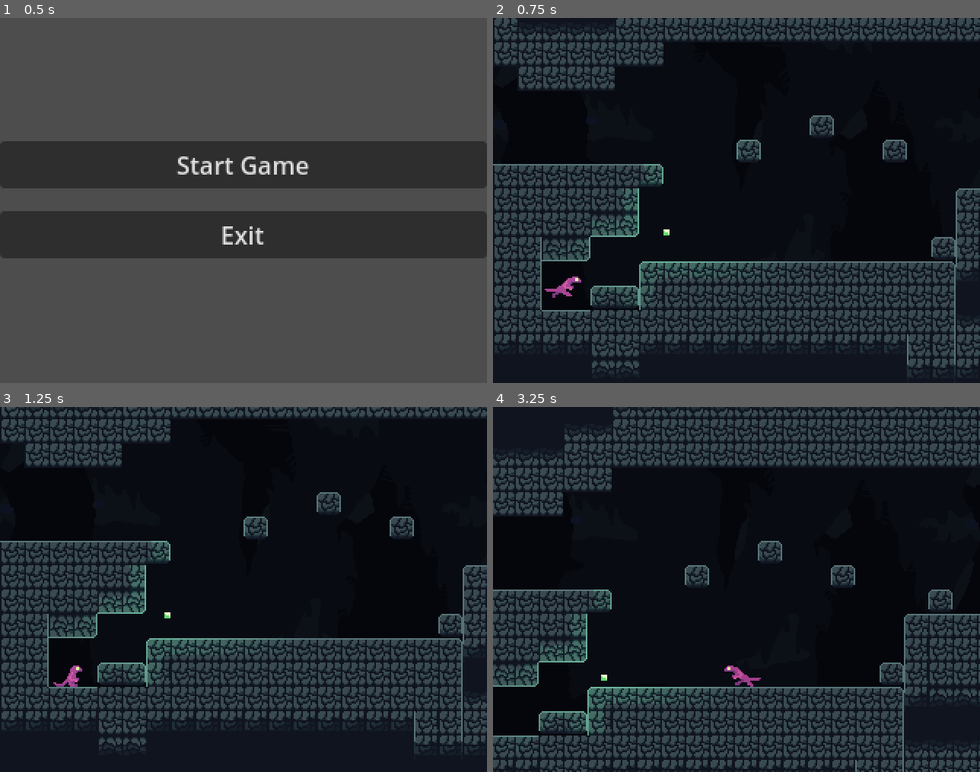
Above: before the commit, frames 1-4 (two rows, left to right).
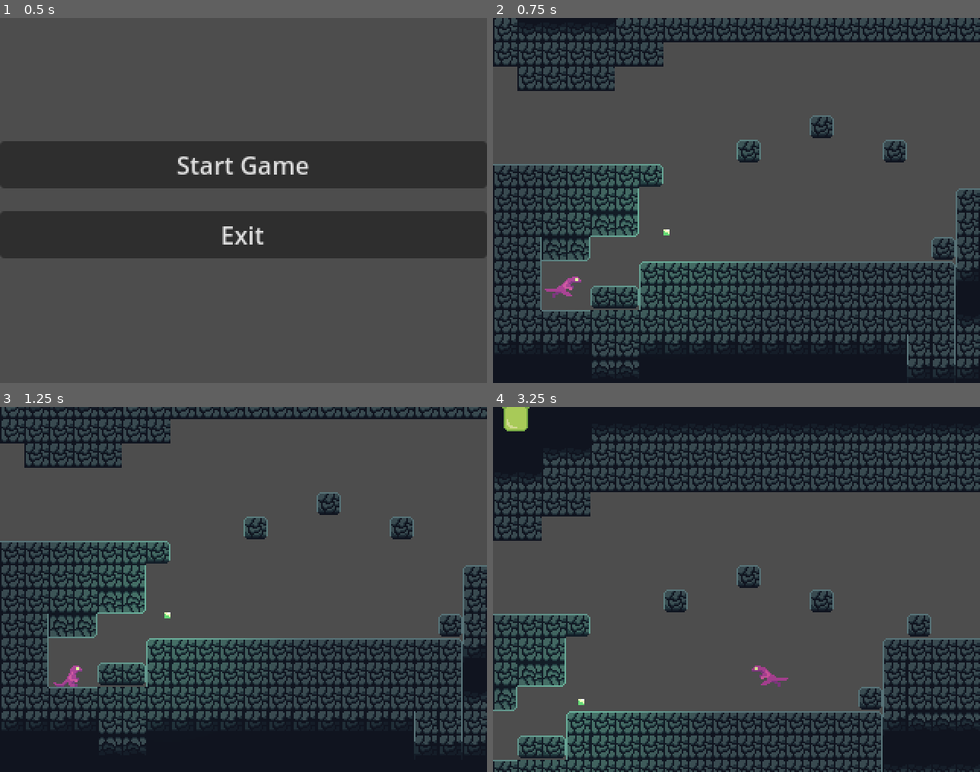
Above: after the commit, the same moments.

Repository: Liakatido/MVM19
Game: Godot game, scene res://scenes/game.tscn
Two runs of this game, one before a commit and one after it. Both use one fixed random seed, a clock stepped at 60 frames per second and the inputs below.
Inputs:
- Up to frame 1 (0.5 s): no input
- Up to frame 2 (0.75 s): click "Start Game" at 0.5 s
- Up to frame 3 (1.25 s): no input
- Up to frame 4 (3.25 s): tap Enter (ui_accept) at 1.25 s; hold V (spit) 1.28-2.03 s; hold Right (right) 1.28-2.78 s; tap Z (jump) at 1.52, 2.27 s; tap X (attack) at 2.1 s; tap V (spit) at 2.3, 3.05 s; hold Left (left) from 2.78 s (still down); hold C (dash) from 2.78 s (still down)

Frame 1 is identical in both runs. In frame 2, 49% of the frame differs, in the area x 0-100%, y 6-80%; in frame 3, 49%; in frame 4, 76%, in the area x 0-100%, y 0-100%.

Commit message:
spit spawn goo

Diff:
--- a/scenes/levels/tilesets/cave_tileset.tres
+++ b/scenes/levels/tilesets/cave_tileset.tres
@@ -1,214 +1,106 @@
-[gd_resource type="TileSet" load_steps=27 format=3 uid="uid://07ih54c4gmpd"]
+[gd_resource type="TileSet" load_steps=3 format=3 uid="uid://07ih54c4gmpd"]
 
 [ext_resource type="Texture2D" uid="uid://cah4evg6ueolx" path="res://assets/tileset.png" id="1_eiree"]
-
-[sub_resource type="OccluderPolygon2D" id="OccluderPolygon2D_53e88"]
-polygon = PackedVector2Array(8, 3, 8, 8, 3, 8, 3, 3)
-
-[sub_resource type="OccluderPolygon2D" id="OccluderPolygon2D_0wh5w"]
-polygon = PackedVector2Array(8, -3, 3, -3, 3, -8, 8, -8)
-
-[sub_resource type="OccluderPolygon2D" id="OccluderPolygon2D_q88km"]
-polygon = PackedVector2Array(3, -8, 8, -8, 8, 8, 3, 8)
-
-[sub_resource type="OccluderPolygon2D" id="OccluderPolygon2D_o2dqs"]
-polygon = PackedVector2Array(8, -8, 8, 8, 3, 8, 3, -8)
-
-[sub_resource type="OccluderPolygon2D" id="OccluderPolygon2D_ijttb"]
-polygon = PackedVector2Array(-8, -8, 8, -8, 8, 8, -8, 8)
-
-[sub_resource type="OccluderPolygon2D" id="OccluderPolygon2D_37lfq"]
-polygon = PackedVector2Array(-8, 3, -8, 8, 8, 8, 8, 3)
-
-[sub_resource type="OccluderPolygon2D" id="OccluderPolygon2D_la0n8"]
-polygon = PackedVector2Array(8, -3, -8, -3, -8, -8, 8, -8)
-
-[sub_resource type="OccluderPolygon2D" id="OccluderPolygon2D_0wt3d"]
-polygon = PackedVector2Array(-8, -8, 8, -8, 8, 8, -8, 8)
-
-[sub_resource type="OccluderPolygon2D" id="OccluderPolygon2D_0oytf"]
-polygon = PackedVector2Array(-8, -8, 8, -8, 8, 8, -8, 8)
-
-[sub_resource type="OccluderPolygon2D" id="OccluderPolygon2D_gp78l"]
-polygon = PackedVector2Array(-8, -8, 8, -8, 8, 8, -8, 8)
-
-[sub_resource type="OccluderPolygon2D" id="OccluderPolygon2D_362gd"]
-polygon = PackedVector2Array(-8, -8, 8, -8, 8, 8, -8, 8)
-
-[sub_resource type="OccluderPolygon2D" id="OccluderPolygon2D_nvh2f"]
-polygon = PackedVector2Array(-8, -8, 8, -8, 8, 8, -8, 8)
-
-[sub_resource type="OccluderPolygon2D" id="OccluderPolygon2D_1jhgo"]
-polygon = PackedVector2Array(-8, 3, -3, 3, -3, 8, -8, 8)
-
-[sub_resource type="OccluderPolygon2D" id="OccluderPolygon2D_j0en8"]
-polygon = PackedVector2Array(-3, -8, -3, -3, -8, -3, -8, -8)
-
-[sub_resource type="OccluderPolygon2D" id="OccluderPolygon2D_ouc6o"]
-polygon = PackedVector2Array(-3, -8, -8, -8, -8, 8, -3, 8)
-
-[sub_resource type="OccluderPolygon2D" id="OccluderPolygon2D_op1iu"]
-polygon = PackedVector2Array(-8, -8, -8, 8, -3, 8, -3, -8)
-
-[sub_resource type="OccluderPolygon2D" id="OccluderPolygon2D_ltota"]
-polygon = PackedVector2Array(8, -2.5, 8, 3, 3.5, 3, 3.5, -2.5)
-
-[sub_resource type="OccluderPolygon2D" id="OccluderPolygon2D_fefru"]
-
-[sub_resource type="OccluderPolygon2D" id="OccluderPolygon2D_fbjgd"]
-polygon = PackedVector2Array(8, 2.5, -1, 2.5, -1, -2.5, 8, -2.5)
-
-[sub_resource type="OccluderPolygon2D" id="OccluderPolygon2D_kbdju"]
-polygon = PackedVector2Array(-8, -2.5, -8, 3, -3.5, 3, -3.5, -2.5)
-
-[sub_resource type="OccluderPolygon2D" id="OccluderPolygon2D_petph"]
-polygon = PackedVector2Array(-8, -2.5, 1, -2.5, 1, 2.5, -8, 2.5)
-
-[sub_resource type="OccluderPolygon2D" id="OccluderPolygon2D_7brog"]
-polygon = PackedVector2Array(-8, -8, 8, -8, 8, 8, -8, 8)
-
-[sub_resource type="OccluderPolygon2D" id="OccluderPolygon2D_s6ahx"]
-polygon = PackedVector2Array(-8, -8, 8, -8, 8, 8, -8, 8)
-
-[sub_resource type="OccluderPolygon2D" id="OccluderPolygon2D_7gmd7"]
-polygon = PackedVector2Array(-8, -8, 8, -8, 8, 8, -8, 8)
 
 [sub_resource type="TileSetAtlasSource" id="TileSetAtlasSource_8hwqp"]
 texture = ExtResource("1_eiree")
 0:0/next_alternative_id = 2
 0:0/0 = 0
-0:0/0/occlusion_layer_0/polygon = SubResource("OccluderPolygon2D_53e88")
 0:0/0/physics_layer_0/linear_velocity = Vector2(0, 0)
 0:0/0/physics_layer_0/angular_velocity = 0.0
-0:0/0/physics_layer_0/polygon_0/points = PackedVector2Array(8, 8, 8, 8, -8, 8, -8, -8, 8, -8, 8, 8)
+0:0/0/physics_layer_0/polygon_0/points = PackedVector2Array(-8, -8, 8, -8, 8, 8, -8, 8)
 0:0/1 = 1
 0:0/1/flip_v = true
-0:0/1/occlusion_layer_0/polygon = SubResource("OccluderPolygon2D_0wh5w")
 0:0/1/physics_layer_0/linear_velocity = Vector2(0, 0)
 0:0/1/physics_layer_0/angular_velocity = 0.0
-0:0/1/physics_layer_0/polygon_0/points = PackedVector2Array(-8, -8, 8, -8, 8, 8, -8, 8)
 1:0/next_alternative_id = 2
 1:0/0 = 0
-1:0/0/occlusion_layer_0/polygon = SubResource("OccluderPolygon2D_37lfq")
 1:0/0/physics_layer_0/linear_velocity = Vector2(0, 0)
 1:0/0/physics_layer_0/angular_velocity = 0.0
-1:0/0/physics_layer_0/polygon_0/points = PackedVector2Array(8, 8, 8, 8, -8, 8, -8, -8, 8, -8, 8, 8)
+1:0/0/physics_layer_0/polygon_0/points = PackedVector2Array(-8, -8, 8, -8, 8, 8, -8, 8)
 1:0/1 = 1
 1:0/1/flip_v = true
-1:0/1/occlusion_layer_0/polygon = SubResource("OccluderPolygon2D_la0n8")
 1:0/1/physics_layer_0/linear_velocity = Vector2(0, 0)
 1:0/1/physics_layer_0/angular_velocity = 0.0
-1:0/1/physics_layer_0/polygon_0/points = PackedVector2Array(-8, -8, 8, -8, 8, 8, -8, 8)
 2:0/next_alternative_id = 2
 2:0/0 = 0
-2:0/0/occlusion_layer_0/polygon = SubResource("OccluderPolygon2D_1jhgo")
 2:0/0/physics_layer_0/linear_velocity = Vector2(0, 0)
 2:0/0/physics_layer_0/angular_velocity = 0.0
-2:0/0/physics_layer_0/polygon_0/points = PackedVector2Array(8, 8, 8, 8, -8, 8, -8, -8, 8, -8, 8, 8)
+2:0/0/physics_layer_0/polygon_0/points = PackedVector2Array(-8, -8, 8, -8, 8, 8, -8, 8)
 2:0/1 = 1
 2:0/1/flip_v = true
-2:0/1/occlusion_layer_0/polygon = SubResource("OccluderPolygon2D_j0en8")
 2:0/1/physics_layer_0/linear_velocity = Vector2(0, 0)
 2:0/1/physics_layer_0/angular_velocity = 0.0
-2:0/1/physics_layer_0/polygon_0/points = PackedVector2Array(-8, -8, 8, -8, 8, 8, -8, 8)
 3:0/0 = 0
-3:0/0/occlusion_layer_0/polygon = SubResource("OccluderPolygon2D_ltota")
 3:0/0/physics_layer_0/linear_velocity = Vector2(0, 0)
 3:0/0/physics_layer_0/angular_velocity = 0.0
-3:0/0/physics_layer_0/polygon_0/points = PackedVector2Array(-8, -8, 8, -8, 8, 8, -8, 8)
+3:0/0/physics_layer_0/polygon_0/points = PackedVector2Array(-8, -8, 8, -8, 8, 4.5, -8, 4.5)
 4:0/0 = 0
-4:0/0/occlusion_layer_0/polygon = SubResource("OccluderPolygon2D_kbdju")
 4:0/0/physics_layer_0/linear_velocity = Vector2(0, 0)
 4:0/0/physics_layer_0/angular_velocity = 0.0
-4:0/0/physics_layer_0/polygon_0/points = PackedVector2Array(-8, -8, 8, -8, 8, 8, -8, 8)
+4:0/0/physics_layer_0/polygon_0/points = PackedVector2Array(-8, -8, 8, -8, 8, 4.5, -8, 4.5)
 5:0/next_alternative_id = 3
 5:0/0 = 0
-5:0/0/occlusion_layer_0/polygon = SubResource("OccluderPolygon2D_7brog")
 5:0/0/physics_layer_0/linear_velocity = Vector2(0, 0)
 5:0/0/physics_layer_0/angular_velocity = 0.0
-5:0/0/physics_layer_0/polygon_0/points = PackedVector2Array(-8, -8, 8, -8, 8, 8, -8, 8)
 5:0/1 = 1
 5:0/1/flip_v = true
-5:0/1/occlusion_layer_0/polygon = SubResource("OccluderPolygon2D_s6ahx")
 5:0/1/physics_layer_0/linear_velocity = Vector2(0, 0)
 5:0/1/physics_layer_0/angular_velocity = 0.0
-5:0/1/physics_layer_0/polygon_0/points = PackedVector2Array(-8, -8, 8, -8, 8, 8, -8, 8)
 0:1/0 = 0
-0:1/0/occlusion_layer_0/polygon = SubResource("OccluderPolygon2D_q88km")
 0:1/0/physics_layer_0/linear_velocity = Vector2(0, 0)
 0:1/0/physics_layer_0/angular_velocity = 0.0
-0:1/0/physics_layer_0/polygon_0/points = PackedVector2Array(8, 8, 8, 8, -8, 8, -8, -8, 8, -8, 8, 8)
+0:1/0/physics_layer_0/polygon_0/points = PackedVector2Array(-8, -8, 8, -8, 8, 8, -8, 8)
 1:1/next_alternative_id = 4
 1:1/0 = 0
-1:1/0/occlusion_layer_0/polygon = SubResource("OccluderPolygon2D_0wt3d")
 1:1/0/physics_layer_0/linear_velocity = Vector2(0, 0)
 1:1/0/physics_layer_0/angular_velocity = 0.0
-1:1/0/physics_layer_0/polygon_0/points = PackedVector2Array(8, 8, 8, 8, -8, 8, -8, -8, 8, -8, 8, 8)
+1:1/0/physics_layer_0/polygon_0/points = PackedVector2Array(-8, -8, 8, -8, 8, 8, -8, 8)
 1:1/1 = 1
 1:1/1/flip_h = true
 1:1/1/flip_v = true
-1:1/1/occlusion_layer_0/polygon = SubResource("OccluderPolygon2D_0oytf")
 1:1/1/physics_layer_0/linear_velocity = Vector2(0, 0)
 1:1/1/physics_layer_0/angular_velocity = 0.0
-1:1/1/physics_layer_0/polygon_0/points = PackedVector2Array(-8, -8, 8, -8, 8, 8, -8, 8)
 1:1/2 = 2
 1:1/2/flip_v = true
-1:1/2/occlusion_layer_0/polygon = SubResource("OccluderPolygon2D_gp78l")
 1:1/2/physics_layer_0/linear_velocity = Vector2(0, 0)
 1:1/2/physics_layer_0/angular_velocity = 0.0
-1:1/2/physics_layer_0/polygon_0/points = PackedVector2Array(-8, -8, 8, -8, 8, 8, -8, 8)
 1:1/3 = 3
 1:1/3/flip_h = true
-1:1/3/occlusion_layer_0/polygon = SubResource("OccluderPolygon2D_362gd")
 1:1/3/physics_layer_0/linear_velocity = Vector2(0, 0)
 1:1/3/physics_layer_0/angular_velocity = 0.0
-1:1/3/physics_layer_0/polygon_0/points = PackedVector2Array(-8, -8, 8, -8, 8, 8, -8, 8)
 2:1/0 = 0
-2:1/0/occlusion_layer_0/polygon = SubResource("OccluderPolygon2D_ouc6o")
 2:1/0/physics_layer_0/linear_velocity = Vector2(0, 0)
 2:1/0/physics_layer_0/angular_velocity = 0.0
-2:1/0/physics_layer_0/polygon_0/points = PackedVector2Array(8, 8, 8, 8, -8, 8, -8, -8, 8, -8, 8, 8)
+2:1/0/physics_layer_0/polygon_0/points = PackedVector2Array(-8, -8, 8, -8, 8, 8, -8, 8)
 3:1/0 = 0
-3:1/0/occlusion_layer_0/polygon = SubResource("OccluderPolygon2D_fefru")
 3:1/0/physics_layer_0/linear_velocity = Vector2(0, 0)
 3:1/0/physics_layer_0/angular_velocity = 0.0
-3:1/0/physics_layer_0/polygon_0/points = PackedVector2Array(-8, -8, 8, -8, 8, 8, -8, 8)
+3:1/0/physics_layer_0/polygon_0/points = PackedVector2Array(-8, -8, 8, -8, 8, 5, -8, 5)
 5:1/next_alternative_id = 3
 5:1/0 = 0
-5:1/0/occlusion_layer_0/polygon = SubResource("OccluderPolygon2D_7gmd7")
 5:1/0/physics_layer_0/linear_velocity = Vector2(0, 0)
 5:1/0/physics_layer_0/angular_velocity = 0.0
-5:1/0/physics_layer_0/polygon_0/points = PackedVector2Array(-8, -8, 8, -8, 8, 8, -8, 8)
 0:2/0 = 0
-0:2/0/occlusion_layer_0/polygon = SubResource("OccluderPolygon2D_o2dqs")
 0:2/0/physics_layer_0/linear_velocity = Vector2(0, 0)
 0:2/0/physics_layer_0/angular_velocity = 0.0
-0:2/0/physics_layer_0/polygon_0/points = PackedVector2Array(8, 8, 8, 8, -8, 8, -8, -8, 8, -8, 8, 8)
 1:2/0 = 0
-1:2/0/occlusion_layer_0/polygon = SubResource("OccluderPolygon2D_nvh2f")
 1:2/0/physics_layer_0/linear_velocity = Vector2(0, 0)
 1:2/0/physics_layer_0/angular_velocity = 0.0
-1:2/0/physics_layer_0/polygon_0/points = PackedVector2Array(8, 8, 8, 8, -8, 8, -8, -8, 8, -8, 8, 8)
 2:2/0 = 0
-2:2/0/occlusion_layer_0/polygon = SubResource("OccluderPolygon2D_op1iu")
 2:2/0/physics_layer_0/linear_velocity = Vector2(0, 0)
 2:2/0/physics_layer_0/angular_velocity = 0.0
-2:2/0/physics_layer_0/polygon_0/points = PackedVector2Array(8, 8, 8, 8, -8, 8, -8, -8, 8, -8, 8, 8)
 3:2/0 = 0
-3:2/0/occlusion_layer_0/polygon = SubResource("OccluderPolygon2D_fbjgd")
 3:2/0/physics_layer_0/linear_velocity = Vector2(0, 0)
 3:2/0/physics_layer_0/angular_velocity = 0.0
-3:2/0/physics_layer_0/polygon_0/points = PackedVector2Array(-8, -8, 8, -8, 8, 8, -8, 8)
+3:2/0/physics_layer_0/polygon_0/points = PackedVector2Array(-8, -8, 8, -8, 8, 5, -8, 5)
 4:2/0 = 0
-4:2/0/occlusion_layer_0/polygon = SubResource("OccluderPolygon2D_petph")
 4:2/0/physics_layer_0/linear_velocity = Vector2(0, 0)
 4:2/0/physics_layer_0/angular_velocity = 0.0
-4:2/0/physics_layer_0/polygon_0/points = PackedVector2Array(-8, -8, 8, -8, 8, 8, -8, 8)
+4:2/0/physics_layer_0/polygon_0/points = PackedVector2Array(-8, -8, 8, -8, 8, 5, -8, 5)
 0:3/0 = 0
-0:3/0/occlusion_layer_0/polygon = SubResource("OccluderPolygon2D_ijttb")
 0:3/0/physics_layer_0/linear_velocity = Vector2(0, 0)
 0:3/0/physics_layer_0/angular_velocity = 0.0
-0:3/0/physics_layer_0/polygon_0/points = PackedVector2Array(-8, -8, 8, -8, 8, 8, -8, 8)
 
 [resource]
 occlusion_layer_0/light_mask = 1023
--- /dev/null
+++ b/scenes/player/goo.gd
@@ -0,0 +1,10 @@
+extends StaticBody2D
+
+
+# Called when the node enters the scene tree for the first time.
+func _ready():
+	get_node("Hitbox").connect("got_hit", destroy)
+
+
+func destroy(_damage):
+	queue_free()
--- /dev/null
+++ b/scenes/player/goo_down.tscn
@@ -0,0 +1,30 @@
+[gd_scene load_steps=6 format=3 uid="uid://df5mjedy0p6pa"]
+
+[ext_resource type="Script" path="res://scenes/player/goo.gd" id="1_74uai"]
+[ext_resource type="Texture2D" uid="uid://cah4evg6ueolx" path="res://assets/tileset.png" id="1_r4cj6"]
+[ext_resource type="Script" path="res://scenes/player/hitbox.gd" id="2_vqyal"]
+
+[sub_resource type="RectangleShape2D" id="RectangleShape2D_oskr5"]
+size = Vector2(16, 16)
+
+[sub_resource type="RectangleShape2D" id="RectangleShape2D_kucnw"]
+
+[node name="GooDown" type="StaticBody2D"]
+script = ExtResource("1_74uai")
+
+[node name="Sprite2D" type="Sprite2D" parent="."]
+texture = ExtResource("1_r4cj6")
+region_enabled = true
+region_rect = Rect2(192, 32, 32, 32)
+
+[node name="CollisionShape2D" type="CollisionShape2D" parent="."]
+shape = SubResource("RectangleShape2D_oskr5")
+
+[node name="Hitbox" type="Area2D" parent="."]
+collision_layer = 4
+collision_mask = 0
+monitoring = false
+script = ExtResource("2_vqyal")
+
+[node name="CollisionShape2D" type="CollisionShape2D" parent="Hitbox"]
+shape = SubResource("RectangleShape2D_kucnw")
--- /dev/null
+++ b/scenes/player/goo_left.tscn
@@ -0,0 +1,32 @@
+[gd_scene load_steps=6 format=3 uid="uid://bvrm6vavhxmmc"]
+
+[ext_resource type="Texture2D" uid="uid://cah4evg6ueolx" path="res://assets/tileset.png" id="1_4m0ai"]
+[ext_resource type="Script" path="res://scenes/player/goo.gd" id="1_v0nli"]
+[ext_resource type="Script" path="res://scenes/player/hitbox.gd" id="3_3v3vh"]
+
+[sub_resource type="RectangleShape2D" id="RectangleShape2D_oskr5"]
+size = Vector2(16, 12)
+
+[sub_resource type="RectangleShape2D" id="RectangleShape2D_71qcj"]
+
+[node name="GooLeft" type="StaticBody2D"]
+script = ExtResource("1_v0nli")
+
+[node name="Sprite2D" type="Sprite2D" parent="."]
+position = Vector2(2, 0)
+texture = ExtResource("1_4m0ai")
+region_enabled = true
+region_rect = Rect2(160, 0, 32, 32)
+
+[node name="CollisionShape2D" type="CollisionShape2D" parent="."]
+position = Vector2(0, -2)
+shape = SubResource("RectangleShape2D_oskr5")
+
+[node name="Hitbox" type="Area2D" parent="."]
+collision_layer = 4
+collision_mask = 0
+monitoring = false
+script = ExtResource("3_3v3vh")
+
+[node name="CollisionShape2D" type="CollisionShape2D" parent="Hitbox"]
+shape = SubResource("RectangleShape2D_71qcj")
--- /dev/null
+++ b/scenes/player/goo_right.tscn
@@ -0,0 +1,32 @@
+[gd_scene load_steps=6 format=3 uid="uid://pgj82hfapgpb"]
+
+[ext_resource type="Texture2D" uid="uid://cah4evg6ueolx" path="res://assets/tileset.png" id="1_ivd7n"]
+[ext_resource type="Script" path="res://scenes/player/goo.gd" id="1_nqh4j"]
+[ext_resource type="Script" path="res://scenes/player/hitbox.gd" id="3_1hhyc"]
+
+[sub_resource type="RectangleShape2D" id="RectangleShape2D_oskr5"]
+size = Vector2(16, 13)
+
+[sub_resource type="RectangleShape2D" id="RectangleShape2D_j7s37"]
+
+[node name="GooRight" type="StaticBody2D"]
+script = ExtResource("1_nqh4j")
+
+[node name="Sprite2D" type="Sprite2D" parent="."]
+position = Vector2(-1, 0)
+texture = ExtResource("1_ivd7n")
+region_enabled = true
+region_rect = Rect2(192, 0, 32, 32)
+
+[node name="CollisionShape2D" type="CollisionShape2D" parent="."]
+position = Vector2(0, -1.5)
+shape = SubResource("RectangleShape2D_oskr5")
+
+[node name="Hitbox" type="Area2D" parent="."]
+collision_layer = 4
+collision_mask = 0
+monitoring = false
+script = ExtResource("3_1hhyc")
+
+[node name="CollisionShape2D" type="CollisionShape2D" parent="Hitbox"]
+shape = SubResource("RectangleShape2D_j7s37")
--- /dev/null
+++ b/scenes/player/goo_up.tscn
@@ -0,0 +1,31 @@
+[gd_scene load_steps=6 format=3 uid="uid://bo6y4eifr1h4s"]
+
+[ext_resource type="Texture2D" uid="uid://cah4evg6ueolx" path="res://assets/tileset.png" id="1_kl5de"]
+[ext_resource type="Script" path="res://scenes/player/goo.gd" id="1_ty101"]
+[ext_resource type="Script" path="res://scenes/player/hitbox.gd" id="3_6exr4"]
+
+[sub_resource type="RectangleShape2D" id="RectangleShape2D_oskr5"]
+size = Vector2(16, 16)
+
+[sub_resource type="RectangleShape2D" id="RectangleShape2D_kkhon"]
+
+[node name="GooUp" type="StaticBody2D"]
+script = ExtResource("1_ty101")
+
+[node name="Sprite2D" type="Sprite2D" parent="."]
+position = Vector2(-1, 2)
+texture = ExtResource("1_kl5de")
+region_enabled = true
+region_rect = Rect2(160, 32, 32, 32)
+
+[node name="CollisionShape2D" type="CollisionShape2D" parent="."]
+shape = SubResource("RectangleShape2D_oskr5")
+
+[node name="Hitbox" type="Area2D" parent="."]
+collision_layer = 4
+collision_mask = 0
+monitoring = false
+script = ExtResource("3_6exr4")
+
+[node name="CollisionShape2D" type="CollisionShape2D" parent="Hitbox"]
+shape = SubResource("RectangleShape2D_kkhon")
--- /dev/null
+++ b/scenes/player/hitbox.gd
@@ -0,0 +1,6 @@
+extends Area2D
+
+signal got_hit(damage)
+
+func hit(damage):
+	emit_signal("got_hit", damage)
--- a/scenes/player/player.tscn
+++ b/scenes/player/player.tscn
@@ -1,11 +1,10 @@
-[gd_scene load_steps=19 format=3 uid="uid://y8luxha0f61d"]
+[gd_scene load_steps=18 format=3 uid="uid://y8luxha0f61d"]
 
 [ext_resource type="Script" path="res://scenes/player/player.gd" id="1_8hr0t"]
 [ext_resource type="Texture2D" uid="uid://d6tx6vy6hldy" path="res://assets/player.png" id="2_q41ka"]
 [ext_resource type="Texture2D" uid="uid://jwfyci77n6ac" path="res://assets/particles/dash.png" id="2_uowsm"]
 [ext_resource type="AudioStream" uid="uid://cg6uluve6o0hx" path="res://assets/sounds/player/step.ogg" id="3_hio8v"]
 [ext_resource type="AudioStream" uid="uid://ddlx4wnd52liv" path="res://assets/sounds/player/jump.ogg" id="4_0egjy"]
-[ext_resource type="Texture2D" uid="uid://c5732q3cgouvf" path="res://assets/backgrounds/caves1.png" id="4_ayyog"]
 [ext_resource type="AudioStream" uid="uid://bl33gc0ceut4j" path="res://assets/sounds/player/attack.ogg" id="5_bq6ic"]
 [ext_resource type="AudioStream" uid="uid://crjj7bdivn0vf" path="res://assets/sounds/player/dash.ogg" id="7_hclhd"]
 [ext_resource type="AudioStream" uid="uid://5pvtgkqln6ir" path="res://assets/sounds/player/spit.ogg" id="8_cexea"]
@@ -208,19 +207,3 @@
 
 [node name="AttackMarker" type="Marker2D" parent="."]
 position = Vector2(10, -7)
-
-[node name="ParallaxBackground" type="ParallaxBackground" parent="."]
-
-[node name="ParallaxLayer" type="ParallaxLayer" parent="ParallaxBackground"]
-motion_scale = Vector2(0.3, 0.3)
-
-[node name="TextureRect" type="TextureRect" parent="ParallaxBackground/ParallaxLayer"]
-modulate = Color(0.580392, 0.580392, 0.580392, 1)
-light_mask = 3
-z_index = -5
-offset_left = -478.0
-offset_top = -269.0
-offset_right = 514.0
-offset_bottom = 314.0
-texture = ExtResource("4_ayyog")
-stretch_mode = 1
--- a/scenes/player/spit.gd
+++ b/scenes/player/spit.gd
@@ -1,4 +1,9 @@
 extends CharacterBody2D
+
+const GooLeft = preload("res://scenes/player/goo_left.tscn")
+const GooRight = preload("res://scenes/player/goo_right.tscn")
+const GooUp = preload("res://scenes/player/goo_up.tscn")
+const GooDown = preload("res://scenes/player/goo_down.tscn")
 
 @onready var sprite = $Sprite2D
 @onready var hitbox = $Hitbox
@@ -28,7 +33,19 @@
 	if orientation == Vector2.LEFT:
 		shooting_direction.x = -1
 
-func find_position_from_tilemap(map: TileMap):
+func get_goo_scene(direction : Vector2) -> PackedScene:
+	match direction:
+		Vector2.DOWN:
+			return GooDown
+		Vector2.LEFT:
+			return GooLeft
+		Vector2.RIGHT:
+			return GooRight
+		Vector2.UP:
+			return GooUp
+	return GooRight
+
+func spawn_goo_from_tilemap(map: TileMap):
 	var pos_inside_tilemap = map.to_local(global_position)
 	var standing_tile = map.local_to_map(pos_inside_tilemap)
 	var surrounding_tiles = map.get_surrounding_cells(standing_tile)
@@ -47,14 +64,21 @@
 	var from_tile_to_here : Vector2 = closest_tile.direction_to(global_position)
 	var is_horizontal : bool = abs(from_tile_to_here.x) > abs(from_tile_to_here.y)
 
+	var goo_pos : Vector2
+	var goo_direction : Vector2
 	if is_horizontal:
 		const tile_x_size = 16
-		var goo_pos : Vector2 = Vector2(tile_x_size*sign(from_tile_to_here.x), global_position.y)
-		return goo_pos
+		goo_pos = Vector2(tile_x_size*sign(from_tile_to_here.x), global_position.y)
+		goo_direction = Vector2.RIGHT * sign(from_tile_to_here.x)
 	else:
 		const tile_y_size = 16
-		var goo_pos : Vector2 = Vector2(global_position.x, tile_y_size*sign(from_tile_to_here.y))
-		return goo_pos
+		goo_pos = Vector2(global_position.x, tile_y_size*sign(from_tile_to_here.y))
+		goo_direction = Vector2.DOWN * sign(from_tile_to_here.y)
+
+	# spawn goo
+	var goo = get_goo_scene(goo_direction).instantiate()
+	get_parent().add_child(goo)
+	goo.global_position = goo_pos
 
 func _on_hitbox_body_entered(body):
 	# this is so it doesn't trigger more than once
@@ -66,8 +90,7 @@
 		return
 
 	if body is TileMap:
-		var goo_pos = find_position_from_tilemap(body)
-		# spawn goo
+		spawn_goo_from_tilemap(body)
 
 	disabled = true
 	hitbox.set_deferred("monitoring", false)
Binary file changed: assets/tileset.aseprite
Binary file changed: assets/tileset.png
